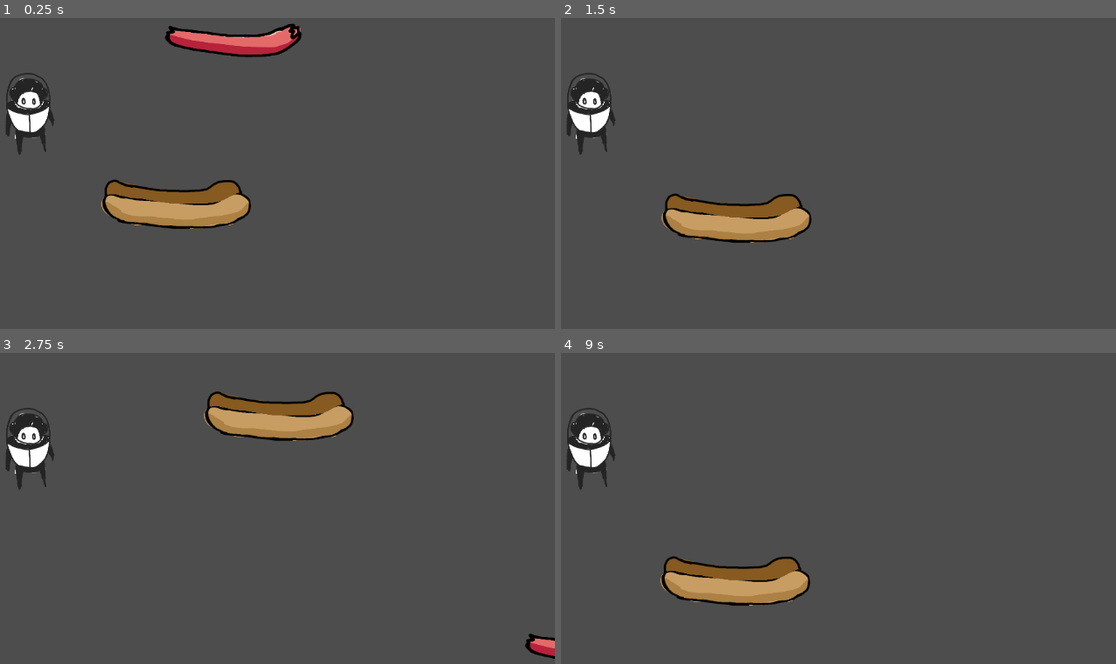
Above: before the commit, frames 1-4 (two rows, left to right).
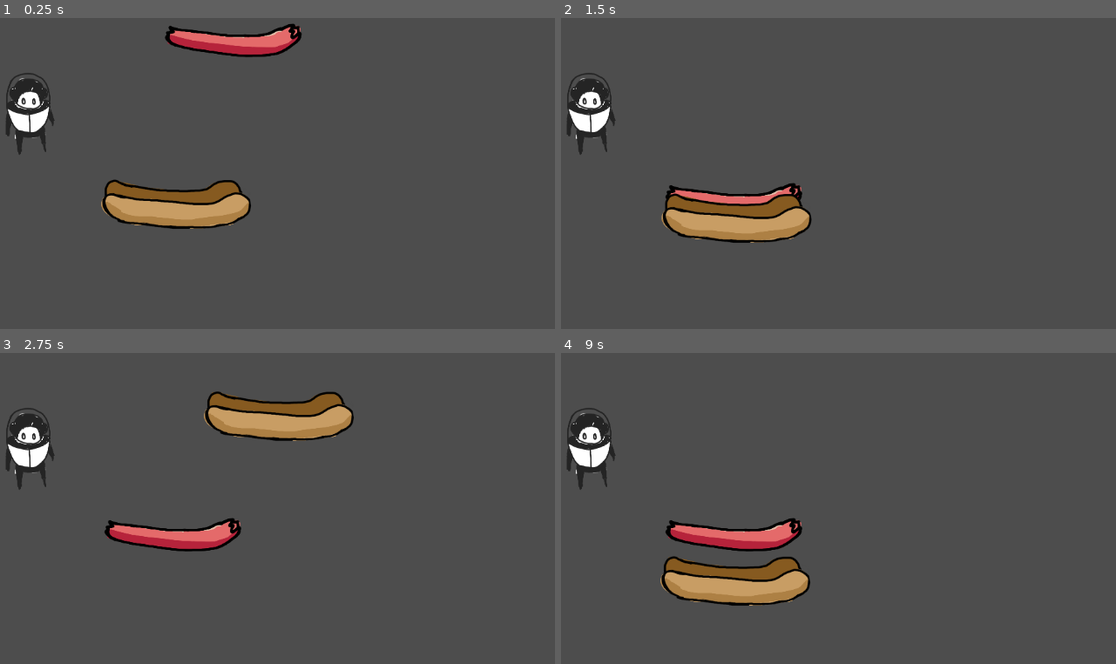
Above: after the commit, the same moments.

Repository: duncan-iaria/hotdog-hero
Game: Godot game, scene res://scenes/Cart.tscn
The game is run twice, just before and just after one commit, with the same random seed, the same clock (stepped at 60 frames per second) and the same inputs. The project has no main scene, so this scene is started directly.
Inputs (mouse positions are in pixels of both pictures, inside the frame that each line leads up to):
- Up to frame 1 (0.25 s): no input
- Up to frame 2 (1.5 s): tap Enter at 0.5 s; drag from (794, 39) to (738, 204) at 0.52 s; tap Space at 1.25 s; drag from (733, 198) to (733, 241) at 1.27 s
- Up to frame 3 (2.75 s): tap Enter at 2 s; move the mouse to (277, 412) at 2.02 s; press the mouse at (277, 412) at 2.03 s
- Up to frame 4 (9 s): release the mouse at (838, 412) at 2.75 s; tap Space at 2.75, 4.25 s; drag from (733, 576) to (838, 412) at 2.77 s; tap Enter at 3.5 s; move the mouse to (977, 558) at 3.52 s; press the mouse at (977, 558) at 3.53 s; release the mouse at (977, 558) at 4.25 s; drag from (outside the picture) to (660, 399) at 4.27 s; move the mouse to (805, 499) at 5.02 s; press the mouse at (805, 499) at 5.03 s; release the mouse at (805, 499) at 5.75 s; drag from (660, 399) to (838, 418) at 5.77 s; move the mouse to (921, 477) at 6.52 s; press the mouse at (921, 477) at 6.53 s; release the mouse at (921, 477) at 7.25 s; drag from (627, 517) to (838, 412) at 7.27 s; move the mouse to (838, 412) at 8.02 s; press the mouse at (838, 412) at 8.03 s; release the mouse at (838, 412) at 8.75 s; drag from (733, 576) to (outside the picture) at 8.77 s

The runs differ from the first frame. In frame 1, 0.1% of the frame differs, in the area x 19-44%, y 56-60%; in frame 2, 0.9%; in frame 3, 2.1%, in the area x 18-100%, y 16-99%; in frame 4, 1.8%.

Commit message:
🚧 WIP - made a few changes to the hotdog and how it works with dropping the ingredient - not quite how i want it yet

Diff:
--- a/hotdog-hero/scenes/Cart.tscn
+++ b/hotdog-hero/scenes/Cart.tscn
@@ -39,19 +39,23 @@
 
 [node name="Draggable" parent="Hotdog" instance=ExtResource("3_yqamu")]
 
-[node name="Bun" type="Node2D" parent="."]
+[node name="Bun" type="Node2D" parent="." node_paths=PackedStringArray("HOTDOG_SLOT")]
 position = Vector2(522, 383)
 script = ExtResource("4_x4iwu")
+HOTDOG_SLOT = NodePath("Hotdog_Slot")
 metadata/_edit_group_ = true
+
+[node name="BunRear" type="Sprite2D" parent="Bun"]
+texture = ExtResource("4_qjhum")
+
+[node name="Hotdog_Slot" type="Node2D" parent="Bun"]
 
 [node name="BunFront" type="Sprite2D" parent="Bun"]
 texture = ExtResource("3_v3uhh")
 
-[node name="BunRear" type="Sprite2D" parent="Bun"]
-texture = ExtResource("4_qjhum")
-
 [node name="IngredientDropZone" type="Node2D" parent="Bun"]
 script = ExtResource("7_t8qrs")
+is_click_required = true
 
 [node name="Area2D" type="Area2D" parent="Bun/IngredientDropZone"]
 
--- a/hotdog-hero/scripts/ingredient.gd
+++ b/hotdog-hero/scripts/ingredient.gd
@@ -14,7 +14,11 @@
 	if is_attached: return;
 
 	is_attached = true;
+	var temp_current_pos = self.global_position;
+
 	get_parent().remove_child(self);
 	node_attached_to.add_child(self);
+	self.global_position = temp_current_pos;
+
 	DRAGGABLE_NODE.set_process(false);
 	DRAGGABLE_NODE.hide();
--- a/hotdog-hero/scripts/ingredient_container.gd
+++ b/hotdog-hero/scripts/ingredient_container.gd
@@ -2,5 +2,8 @@
 # LIKE A BUN!!!
 class_name IngredientContainer extends Node2D
 
+@export var HOTDOG_SLOT: Node2D;
+
+
 func on_ingredient_attached(ingredient: Ingredient):
-		ingredient.on_attached(self);
+		ingredient.on_attached(HOTDOG_SLOT);
--- a/hotdog-hero/scripts/ingredient_drop_zone.gd
+++ b/hotdog-hero/scripts/ingredient_drop_zone.gd
@@ -1,10 +1,28 @@
 class_name IngredientDropZone extends Node2D
+
+@export var is_click_required: bool = false;
+var _current_ingredient: Ingredient = null;
 
 signal ingredient_attached(ingredient: Ingredient);
 
+
 func _on_body_entered(body: Node2D):
 	if body is Ingredient && !body.is_attached:
-		print("hotdog attached");
-		ingredient_attached.emit(body);
+		if is_click_required:
+			_current_ingredient = body;
+		else:
+			print("hotdog attached");
+			ingredient_attached.emit(body);
 	else:
 		print("not hotdog", body);
+
+
+func _on_body_exited(body: Node2D):
+	if _current_ingredient == body:
+		_current_ingredient = null;
+
+
+func _on_input_event(viewport: Viewport, event: InputEvent, _shape_idx: int):
+	if event.is_action_pressed("left_click"):
+		if _current_ingredient != null && !_current_ingredient.is_attached:
+			ingredient_attached.emit(_current_ingredient);
